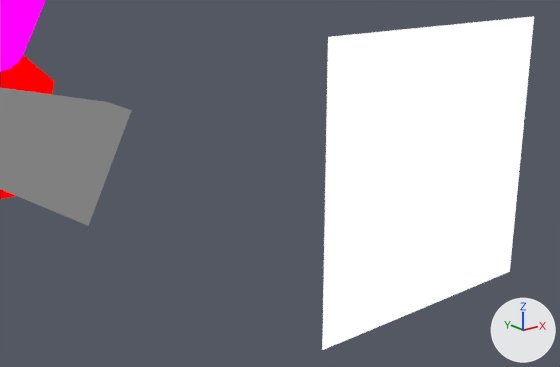
Renders of the Blender file assets-source/blender/motion/triceratops-walk.blend from each side of a commit.
Rendered twice from a 50 mm lens placed at (53.9, -32.99, 17.87), pointed at (56.7, -29.49, 16.47). The axes (+X, +Y, +Z) are drawn at lower right. The lights are the same throughout. The picture after the commit comes second.

The first picture shows 'DinoTycoon_Motion_triceratops_walk_beak', 'DinoTycoon_Motion_triceratops_walk_eye', 'DinoTycoon_Motion_triceratops_walk_face', 'DinoTycoon_Motion_triceratops_walk_nose_horn_0', 'DinoTycoon_Motion_triceratops_walk_nose_horn_joint_0'.
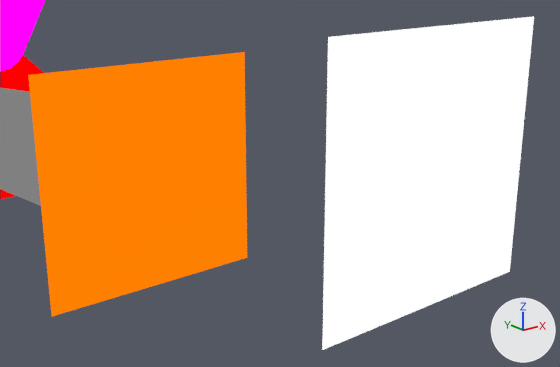
What changed in the scene script:
```text
Add mat_dinotycoon_role_y:
    mat_dinotycoon_role_y = emission_material('DinoTycoon_Role_Y')
    mat_dinotycoon_role_y.base_color = (1.0, 0.216, 0.0)  # orange #ff8000
Add me_dinotycoon_motion_triceratops_walk_sample_eye_white:
    me_dinotycoon_motion_triceratops_walk_sample_eye_white.from_pydata([(55.4, -29.0, 17.2), (56.8, -29.0, 17.2), (56.8, -29.0, 15.8), (55.4, -29.0, 15.8), (55.4, -29.0, 17.2), (56.8, -29.0, 17.2), (56.8, -29.0, 15.8), (55.4, -29.0, 15.8)], [], [(3, 2, 1, 0), (4, 5, 6, 7), (0, 1, 5, 4), (1, 2, 6, 5), (2, 3, 7, 6), (3, 0, 4, 7)])
    me_dinotycoon_motion_triceratops_walk_sample_eye_white.materials.append(mat_dinotycoon_role_y)  # orange #ff8000
Add ob_dinotycoon_motion_triceratops_walk_eye_white:
    ob_dinotycoon_motion_triceratops_walk_eye_white = bpy.data.objects.new('DinoTycoon_Motion_triceratops_walk_eye_white', me_dinotycoon_motion_triceratops_walk_sample_eye_white)
    ob_dinotycoon_motion_triceratops_walk_eye_white.location = (0.0, 0.0, 0.0)
```

What differs and where, as boxes (x1, y1, x2, y2) in the pictures (560 x 367 px):
'DinoTycoon_Motion_triceratops_walk_eye_white', added (orange)
    after: (28, 52, 247, 316)
'DinoTycoon_Motion_triceratops_walk_beak', unchanged, covered by the edit
    before: (0, 88, 132, 226)
    after: (0, 88, 41, 206)
